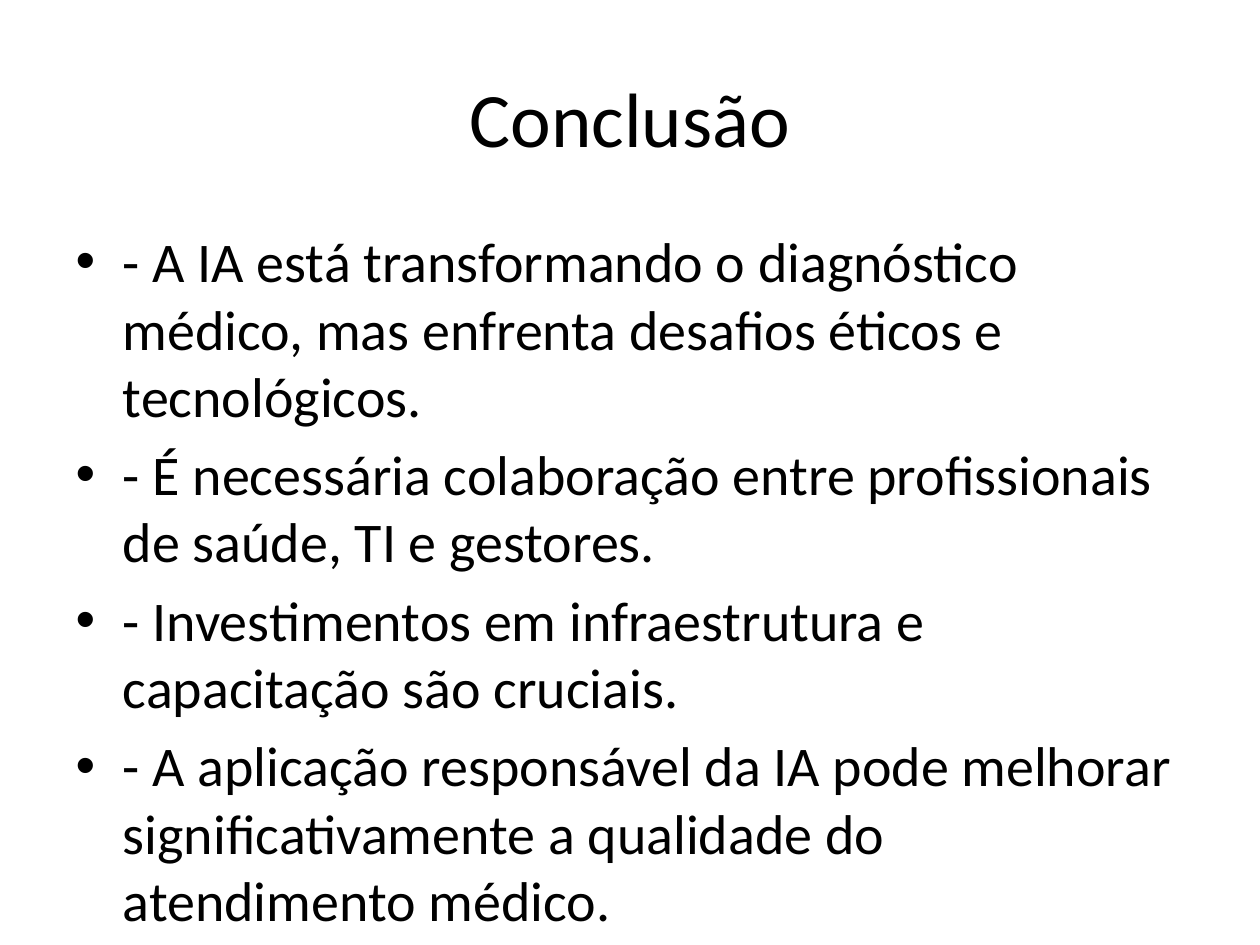
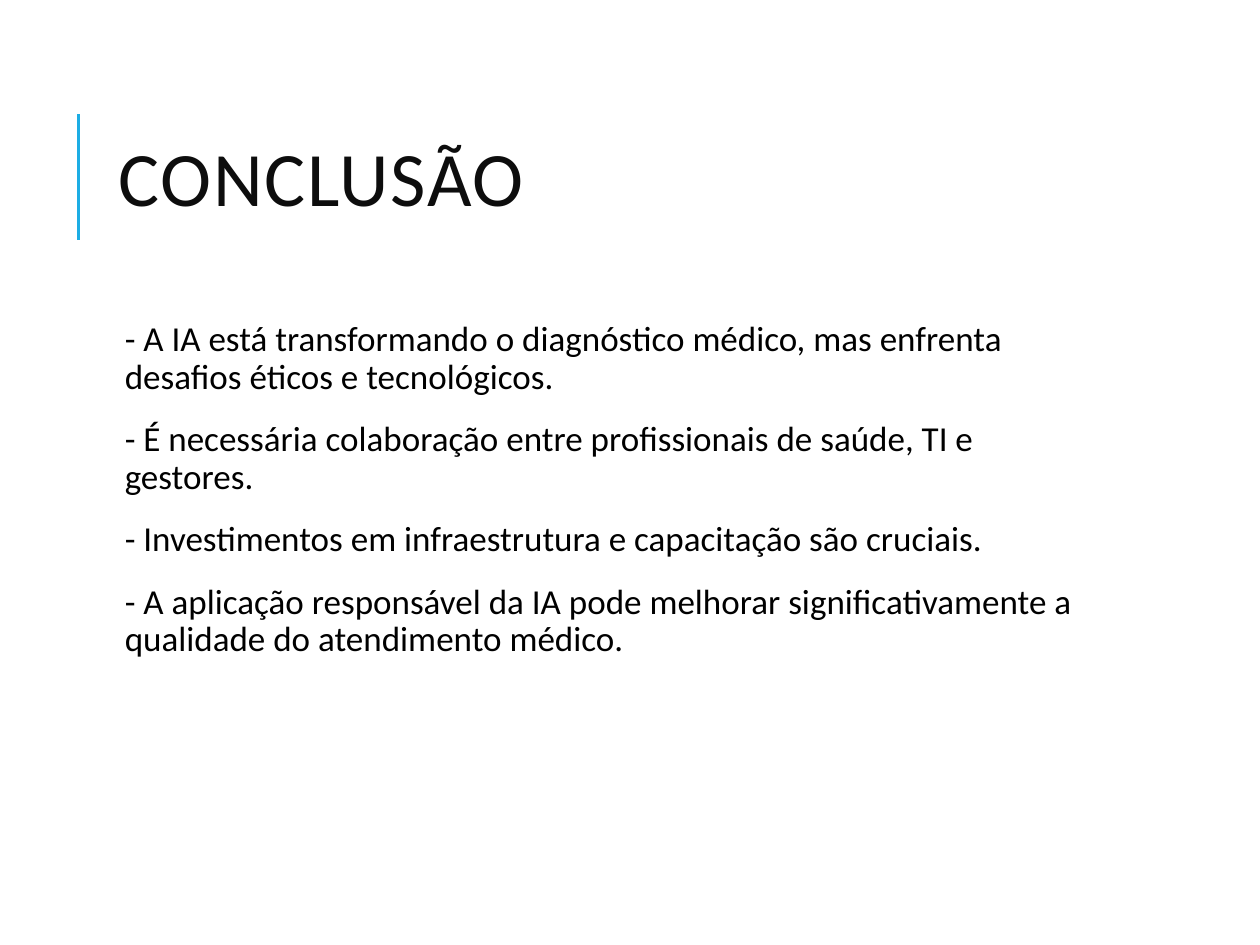
Before and after one commit to RACIMON/tcc, a slide deck: slide 7 of Inteligencia_Artificial_Diagnostico_Medico.pptx. Drawn at 1260x945 pixels with LibreOffice and Linux fonts; fonts in the diff are those of the drawing. Boxes give left, top, right and bottom in pixels: in the first picture for what was removed or moved away, otherwise in the second. Text is boxed around its words. In the diff, an @@ line names an element or a change of style, - is before the commit and + after.

```diff
--- a/Inteligencia_Artificial_Diagnostico_Medico.pptx
+++ b/Inteligencia_Artificial_Diagnostico_Medico.pptx
@@ line added from (78, 239) to (78, 113), #1CADE4 1.5 pt @@
@@ title at (118, 144, 523, 207): text changed; text colour #000000 to #0D0D0D @@
-Conclusão
+CONCLUSÃO
@@ text "- A IA está transformando ...": place and size @@
-text "- A IA está transformando ..." at (123, 243, 1170, 864)
+text "- A IA está transformando ..." at (125, 326, 1071, 657)
@@ text "- A IA está transformando ..." at (125, 326, 1071, 657): size 32 to 20 pt; bullet • to  ; line spacing 1 to 0.9; more space between paragraphs @@
```
Also in this commit, not shown: 6 other slides changed, 1 slide added.
